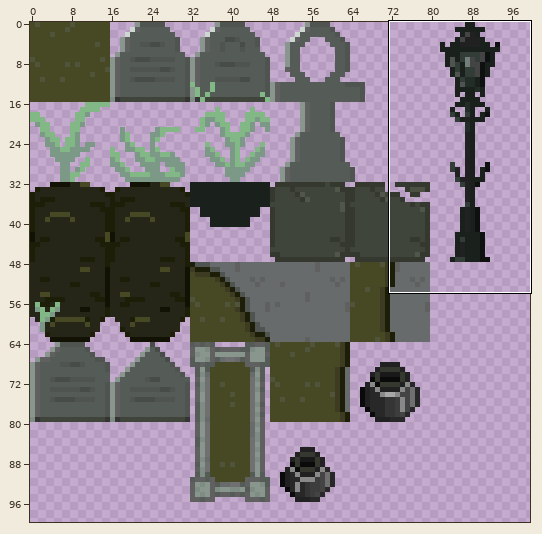
Two versions of one sprite sheet, Assets/shadow_hunters_tilemap_16.png. The picture above shows the old version from afar; the outline marks the close-up.
Close-up. Before the edit:
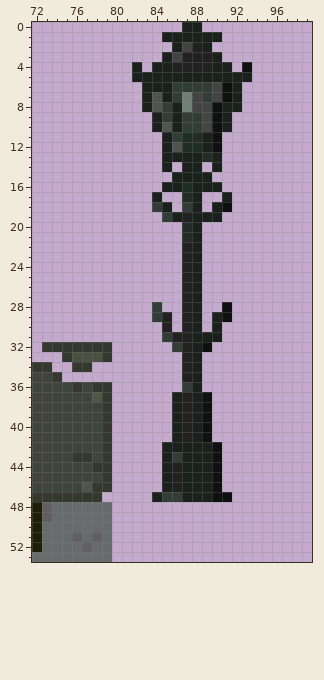
The file is 160x160 pixels. Colours within 5 levels of each other are drawn and written as one. Shown: x 72..99, y 0..53. The wide view leaves out empty margins.
The result:
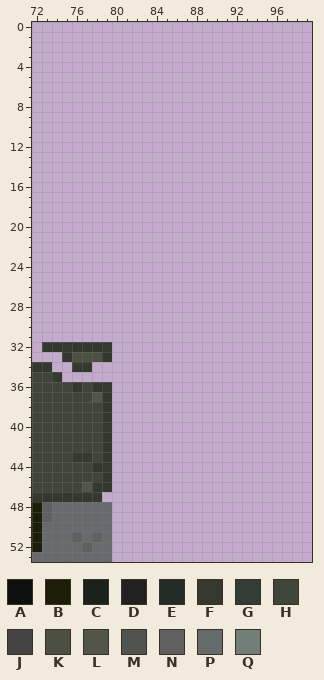
Palette (. is transparent): A #0e1110  B #1d1e07  C #1a211d  D #212121  E #222d27  F #34382e  G #333d37  H #40453b  J #444444  K #4b5043  L #50564a  M #4f5450  N #606060  P #676b6b  Q #727f78
Author's note on the commit: Lamp with shadows
Difference:
@@ x 80..95 @@
- 0 .......CC.......
- 1 .....CCCCCC.....
- 2 ......CJDC......
- 3 .....CJDDDC.....
- 4 ..C.CCDDDDCC.A..
- 5 ..CCCCCCCCCCCC..
- 6 ...CCCGGGGJAC...
- 7 ...CMCGQJGJAC...
- 8 ...CMGCQJJACC...
- 9 ....CGCGGJAC....
-10 ....CMCGGJAC....
-11 .....CGEECA.....
-12 .....CMEECA.....
-13 .....CCCCEC.....
-14 .....C.CC.C.....
-15 ......CCCC......
-16 .....CCECCC.....
-17 ....C..EC..C....
-18 ....GC.GC.CA....
-19 .....GCDCCC.....
-20 .......EC.......
-21 .......EC.......
-22 .......DC.......
-23 .......DC.......
-24 .......DC.......
-25 .......DC.......
-26 .......DC.......
-27 .......DC.......
-28 ....G..DC..A....
-29 ....GD.DC.CA....
-30 .....D.DC.C.....
-31 .....GDDCCC.....
-32 ......GDCA......
-33 .......DC.......
-34 .......DC.......
-35 .......DC.......
-36 .......GC.......
-37 ......CDCA......
-38 ......CDCA......
-39 ......CDCA......
-40 ......CDCA......
-41 ......CDCA......
-42 .....CCCCCA.....
-43 .....CGCCCA.....
-44 .....CDCCCA.....
-45 .....CDCCCA.....
-46 .....CDCCCA.....
-47 ....CGGCCCAA....
+ 0 ................
+ 1 ................
+ 2 ................
+ 3 ................
+ 4 ................
+ 5 ................
+ 6 ................
+ 7 ................
+ 8 ................
+ 9 ................
+10 ................
+11 ................
+12 ................
+13 ................
+14 ................
+15 ................
+16 ................
+17 ................
+18 ................
+19 ................
+20 ................
+21 ................
+22 ................
+23 ................
+24 ................
+25 ................
+26 ................
+27 ................
+28 ................
+29 ................
+30 ................
+31 ................
+32 ................
+33 ................
+34 ................
+35 ................
+36 ................
+37 ................
+38 ................
+39 ................
+40 ................
+41 ................
+42 ................
+43 ................
+44 ................
+45 ................
+46 ................
+47 ................
 48 ................
Boxes around the changes in both close-ups, in picture pixels (x1, y1, x2, y2):
erased: (132, 22, 252, 502)
